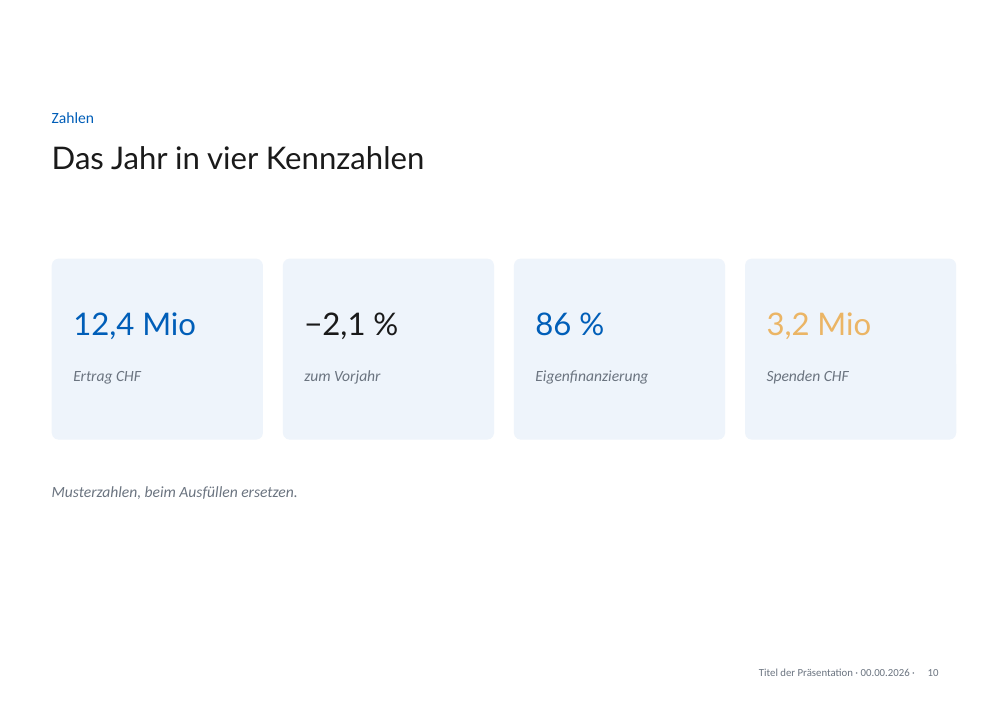
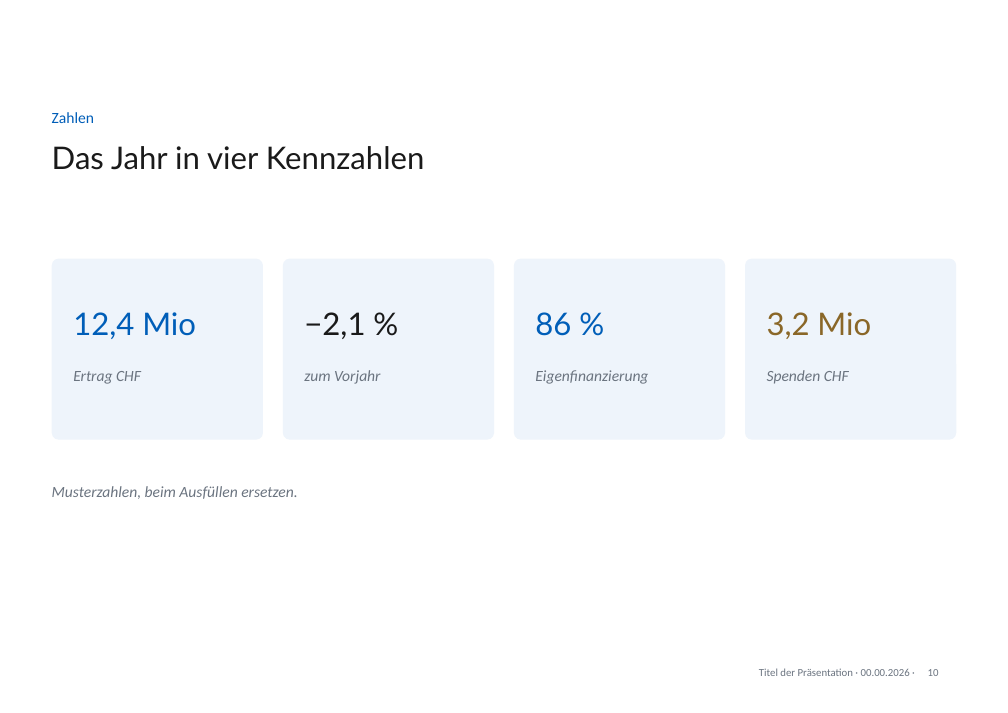
Before and after one commit to phtok/goeloggen, a slide deck: slide 10 of assets/templates/GoetheanumVorlageA4.pptx. Drawn at 1008x713 pixels with LibreOffice and Linux fonts; fonts in the diff are those of the drawing; background and template pictures are left out. Boxes give left, top, right and bottom in pixels: in the first picture for what was removed or moved away, otherwise in the second. Text is boxed around its words. In the diff, an @@ line names an element or a change of style, - is before the commit and + after.

```diff
--- a/assets/templates/GoetheanumVorlageA4.pptx
+++ b/assets/templates/GoetheanumVorlageA4.pptx
@@ text "3,2 Mio" at box(767, 312, 871, 339): text colour #EBB565 to #8A6728 @@
```
Also in this commit, not shown: 1 other slide changed, 1 other file.
